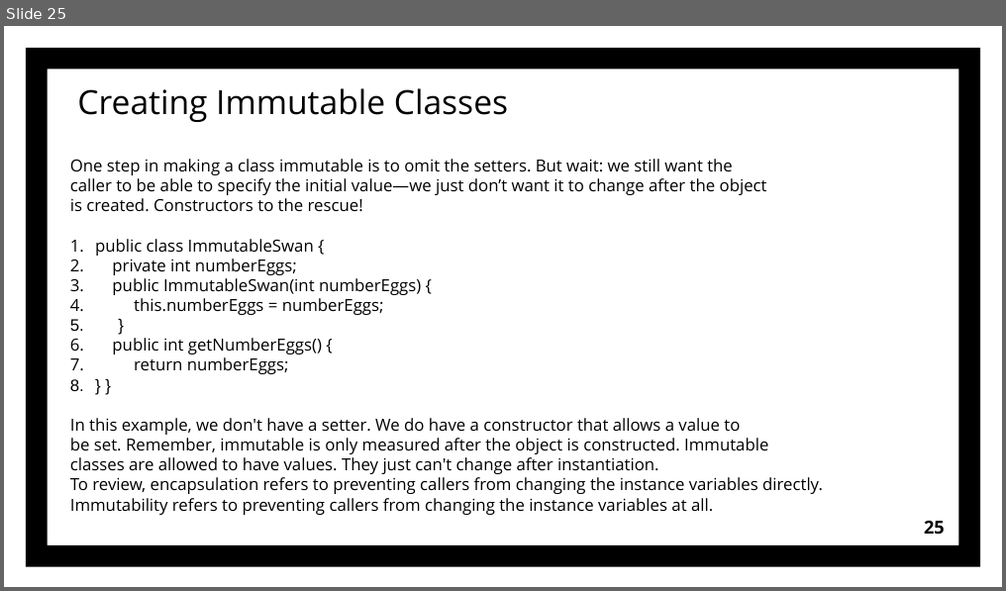
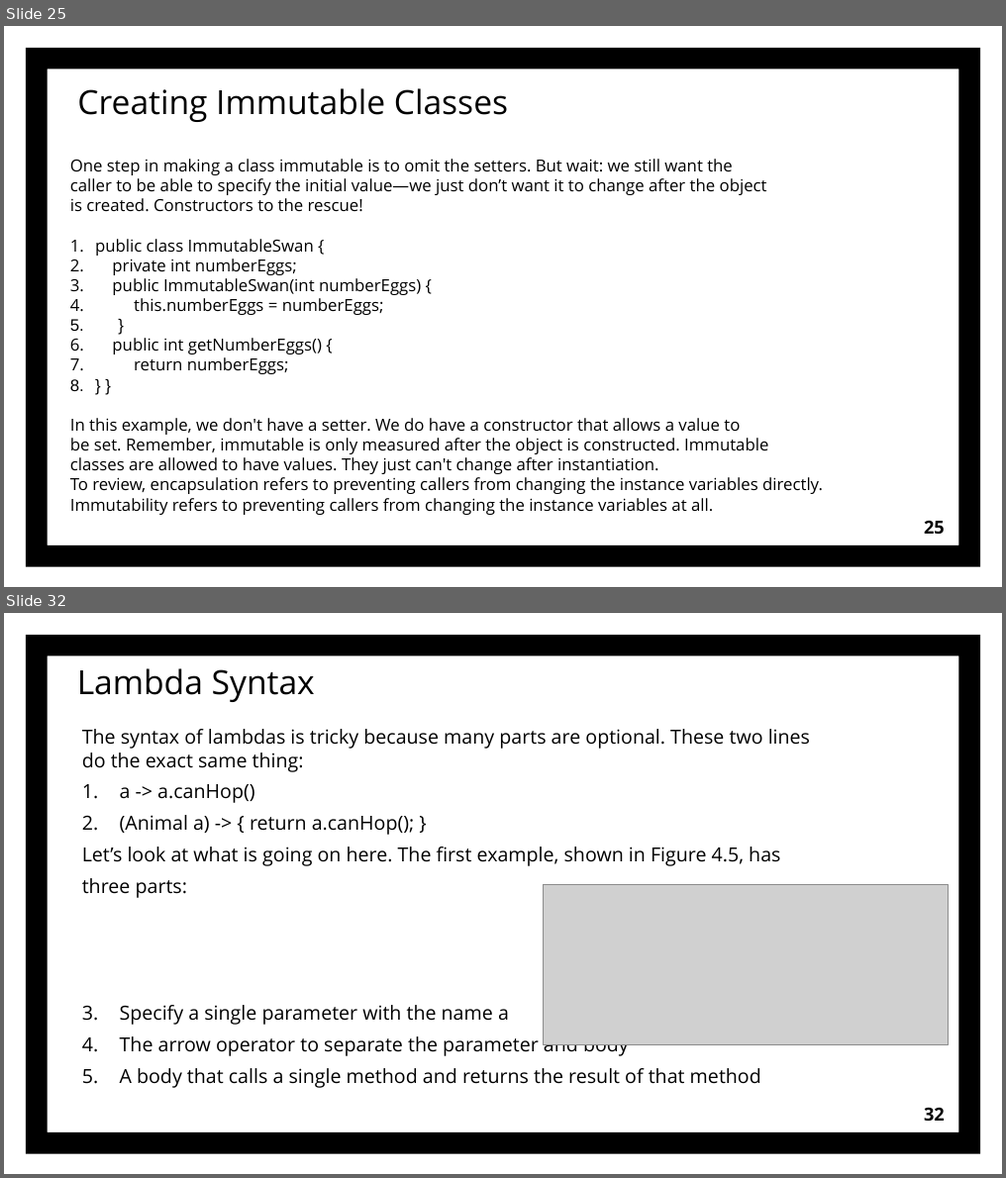
Before and after one commit to Grigory2000/OCATests, a slide deck: OCA Chapter 4 part 3.pptx. Shown one above the other, each under a label of ours: slide 25 before the commit, slides 25 and 32 after it; the slides between them are not shown. The pictures are 1006x591 and 1006x1178 pixels, drawn with LibreOffice and Linux fonts; fonts in the diff are those of the drawing; grey boxes stand for pictures. Boxes give left, top, right and bottom in pixels: in the first picture for what was removed or moved away, otherwise in the second. Text is boxed around its words. In the diff, an @@ line names an element or a change of style, - is before the commit and + after.

Commit message:
lambda commit

```diff
--- a/OCA Chapter 4 part 3.pptx
+++ b/OCA Chapter 4 part 3.pptx
@@ slide 32 added at bbox=[4, 613, 1002, 1174], background #FFFFFF; not listed: 1 template element that a slide beside it also shows @@
@@ title added at bbox=[77, 668, 315, 702], 24 pt, text #000000 @@
+Lambda Syntax
@@ text added at bbox=[82, 729, 810, 1088], 14 pt, text #000000 @@
+The syntax of lambdas is tricky because many parts are optional. These two lines do the exact same thing:
+1. a -> a.canHop()
+2. (Animal a) -> { return a.canHop(); }
+Let’s look at what is going on here. The first example, shown in Figure 4.5, has
+three parts:
+1. Specify a single parameter with the name a
+2. The arrow operator to separate the parameter and body
+3. A body that calls a single method and returns the result of that method
@@ picture added at bbox=[543, 885, 948, 1046] @@
@@ page number added at bbox=[924, 1108, 944, 1121], 13 pt, text #000000, bold @@
+32
```
Also in this commit, not shown: 7 slides changed, 10 other slides added, 31 other files.
